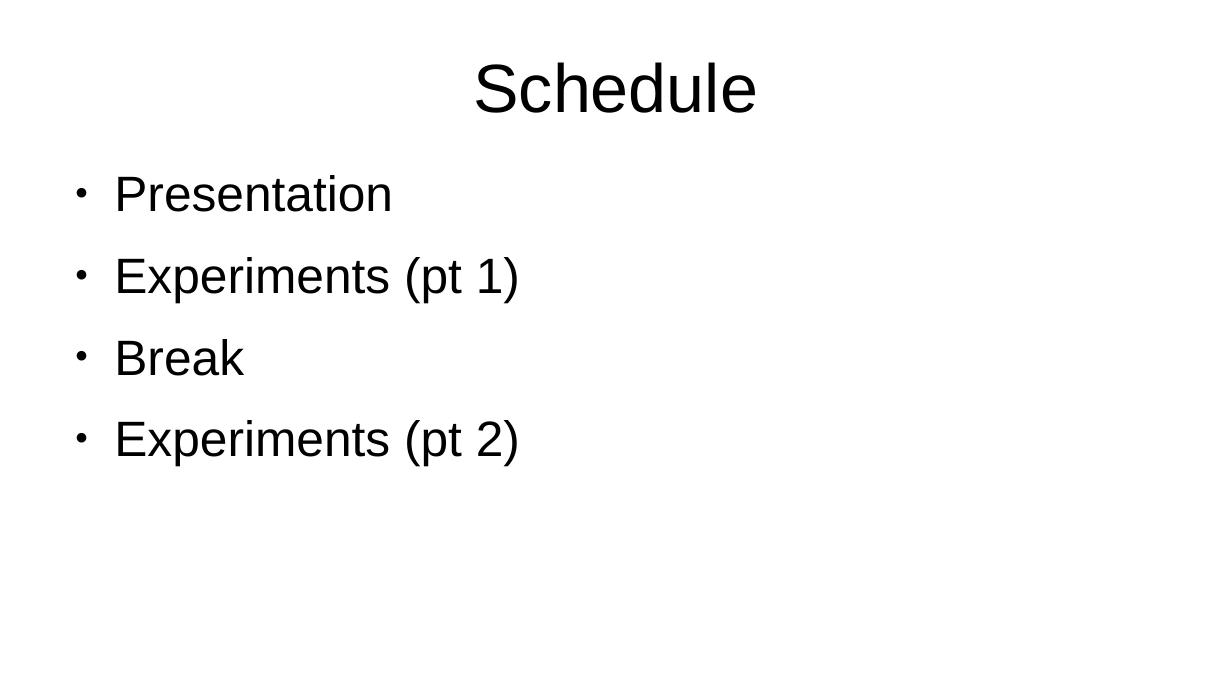
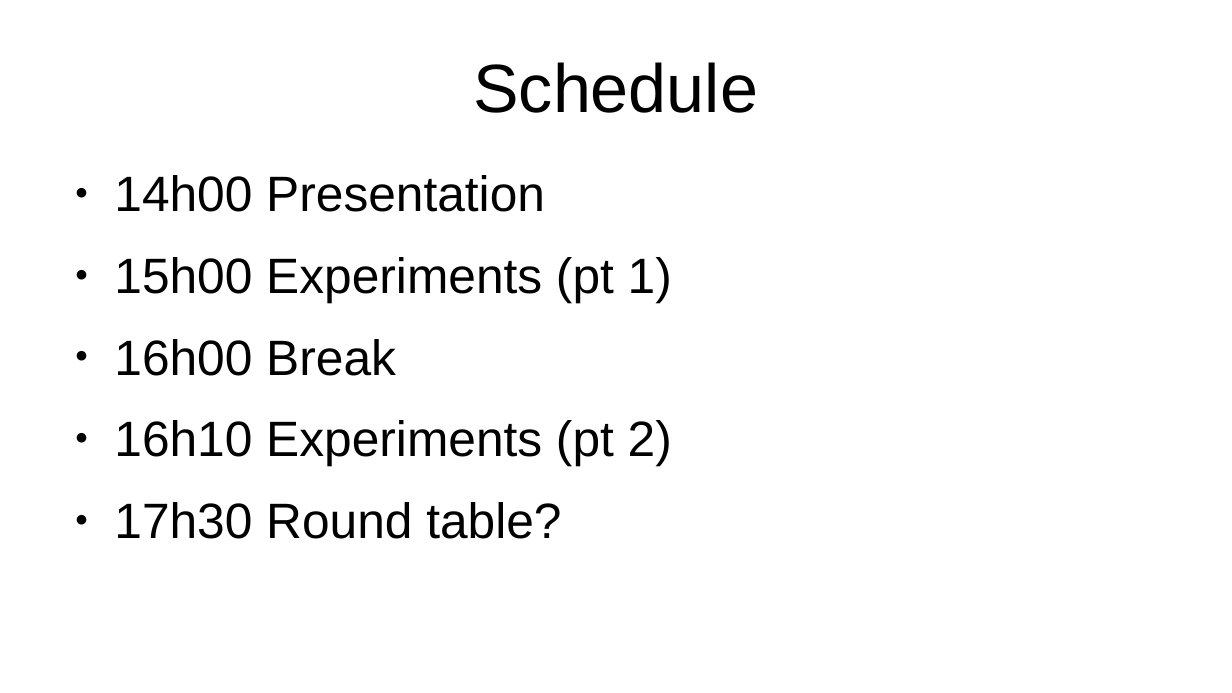
Before and after one commit to jeandet/PICo_Jupyter, a slide deck: slide 2 of PICoJupyter14042022Jeandet.odp. Drawn at 1232x693 pixels with LibreOffice and Linux fonts; fonts in the diff are those of the drawing. Boxes give left, top, right and bottom in pixels: in the first picture for what was removed or moved away, otherwise in the second. Text is boxed around its words. In the diff, an @@ line names an element or a change of style, - is before the commit and + after.

Commit message:
Few minor slides changes

```diff
--- a/PICoJupyter14042022Jeandet.odp
+++ b/PICoJupyter14042022Jeandet.odp
@@ text at (x1=114, y1=175, x2=672, y2=539): text changed @@
-● Presentation
-● Experiments (pt 1)
-● Break
-● Experiments (pt 2)
+● 14h00 Presentation
+● 15h00 Experiments (pt 1)
+● 16h00 Break
+● 16h10 Experiments (pt 2)
+● 17h30 Round table?
```
Also in this commit, not shown: 1 other slide changed.
